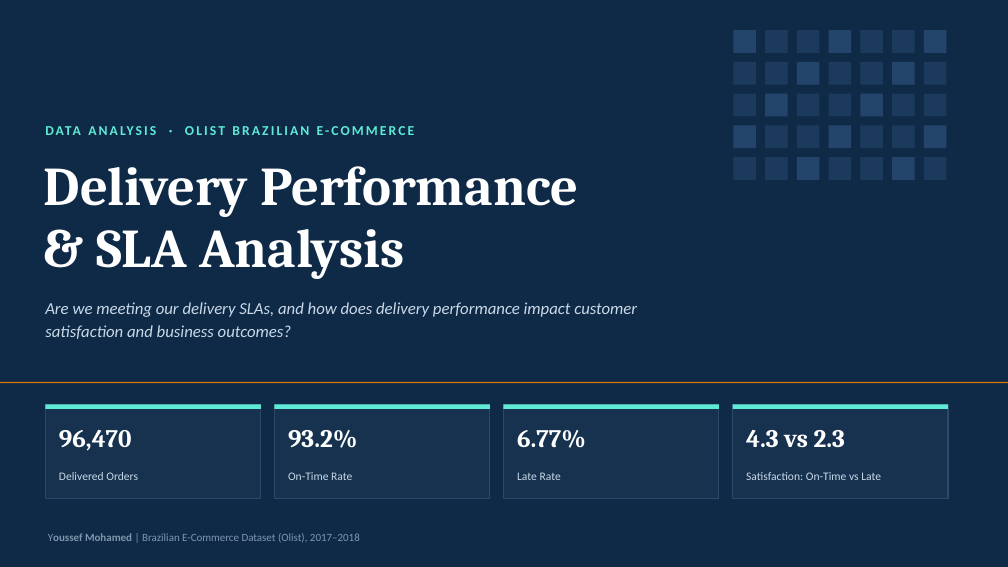
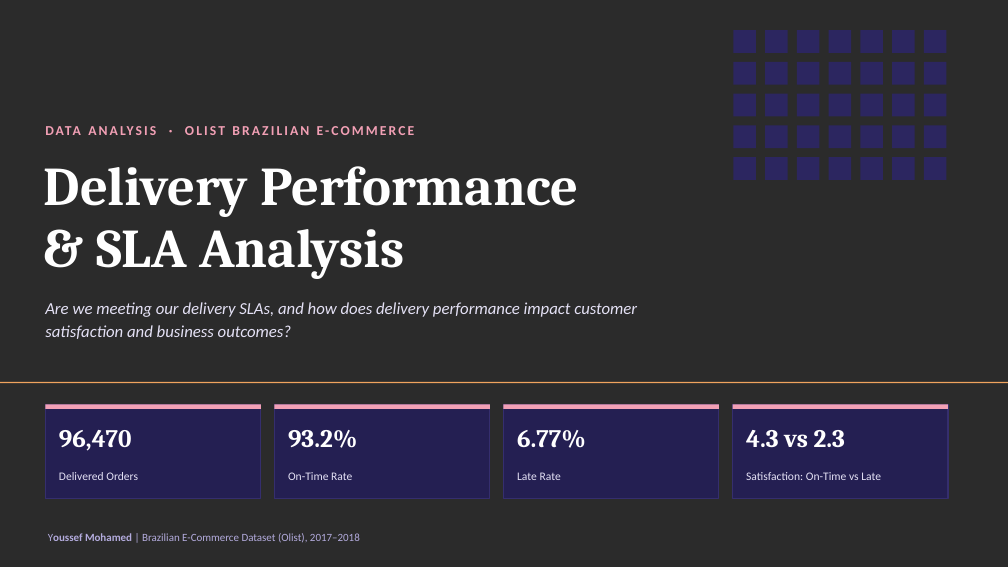
Before and after one commit to youssef-mohamed004/Olist-Delivery-Performance-SLA-Analysis, a slide deck: slide 1 of Olist_Delivery_Performance_SLA_Analysis.pptx. Drawn at 1008x567 pixels with LibreOffice and Linux fonts; fonts in the diff are those of the drawing; background and template pictures are left out; a plain dark background stands for a picture behind light text. Boxes give left, top, right and bottom in pixels: in the first picture for what was removed or moved away, otherwise in the second. Text is boxed around its words. In the diff, an @@ line names an element or a change of style, - is before the commit and + after.

```diff
--- a/Olist_Delivery_Performance_SLA_Analysis.pptx
+++ b/Olist_Delivery_Performance_SLA_Analysis.pptx
@@ background #0F2A47 to picture (left out) @@
@@ text "DATA ANALYSIS · OLIST BRAZILIAN ..." at (317,126,324,135): text colour #5EEAD4 to #F2A0B5 @@
@@ fill #23456B to #2C2660 in 12 elements at (734,30,756,53), (829,30,851,53), (924,30,947,53), (797,62,820,85), (892,62,915,85), (765,94,788,116), (861,94,883,116), (734,126,756,148), (829,126,851,148), (924,126,947,148), (797,157,820,180), (892,157,915,180) @@
@@ fill #1B3A5C to #2C2660 in 23 elements at (765,30,788,53), (797,30,820,53), (861,30,883,53), (892,30,915,53), (734,62,756,85), (765,62,788,85), (829,62,851,85), (861,62,883,85), (924,62,947,85), (734,94,756,116), (797,94,820,116), (829,94,851,116), (892,94,915,116), (924,94,947,116), (765,126,788,148), (797,126,820,148), (861,126,883,148), (892,126,915,148), (734,157,756,180), (765,157,788,180), (829,157,851,180), (861,157,883,180), (924,157,947,180) @@
@@ rectangle at (0,382,1008,383): fill #D97706 to #F0A35E @@
@@ fill #16324F to #241F52; outline #2A4A6B 1 pt to #352E6E 1 pt in 4 elements at (45,405,261,499), (274,405,490,499), (504,405,719,499), (733,405,948,499) @@
@@ fill #5EEAD4 to #F2A0B5 in 4 elements at (45,405,261,409), (274,405,490,409), (504,405,719,409), (733,405,948,409) @@
@@ text colour #C9D9E8 to #E4E1F5 in 5 elements at (45,302,637,339), (59,472,138,480), (288,472,352,480), (517,472,561,480), (746,472,881,480) @@
@@ text "Youssef Mohamed | Brazilian E-Commerce ..." at (48,533,360,543): text colour #7E97AE to #B3ABDD @@
```
Also in this commit, not shown: 16 other slides changed.
